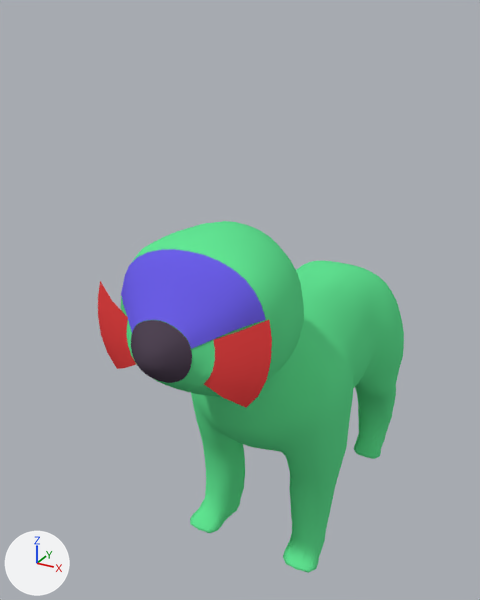
The Blender file Augotchi/Kevins stuff/Djur/BaseModel_Sad_Idle.blend: old version first, new version second.
One viewpoint serves both versions: a 50 mm camera at (6.84, -15.16, 14.45) aimed at (-0.94, -1.01, 7.38). Lighting does not change. The marker at lower left points along +X, +Y and +Z.

Before the edit, the objects in view are built like this:
```python
me_cube_002 = bpy.data.meshes.new('Cube.002')
me_cube_002.from_pydata(...)  # 2840 vertices, 2942 faces; spans x -2.25..2.25, y -4.89..6.78, z -5.06..5.04
# faces by material slot: [2802, 56, 64, 20]
me_cube_002.materials.append(mat_body)  # green #63e795
me_cube_002.materials.append(mat_eyes)  # blue #6d60e7
me_cube_002.materials.append(mat_nose)  # dark purple #524655
me_cube_002.materials.append(mat_whiskers)  # red #e74444
me_cube_003 = bpy.data.meshes.new('Cube.003')
me_cube_003.from_pydata(...)  # 166 vertices, 164 faces; spans x -2.78..2.78, y -3.16..-1.81, z 3.78..9.02
me_cube_003.polygons.foreach_set('use_smooth', [True] * 164)
me_cube_003.materials.append(mat_body)  # green #63e795
ob_animal = bpy.data.objects.new('Animal', me_cube_002)
ob_animal.location = (0.0, -1.52, 5.23)
ob_ears_3 = bpy.data.objects.new('Ears_3', me_cube_003)
ob_ears_3.location = (0.0, 0.0, 0.0)
ob_ears_3.hide_viewport = True
```
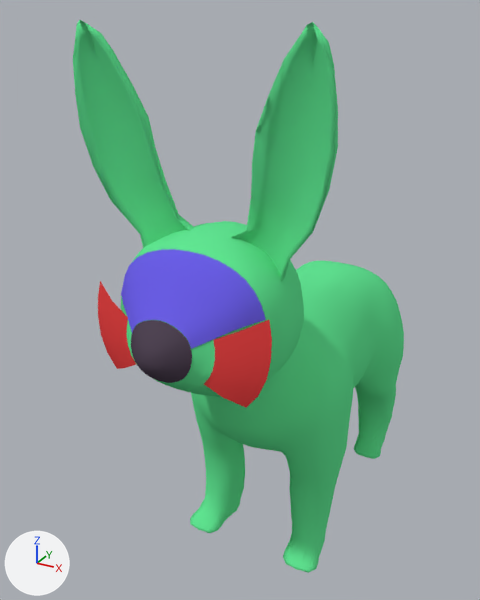
Boxes [x1, y1, x2, y2] around the edits, measured in the pictures (480 x 600 px):
'Ears_3', shown (green)
    after: [73, 20, 338, 282]

What changed in the scene script:
```text
Change ob_ears_3:
    remove ob_ears_3.hide_viewport = True
    ob_ears_3.location: (0.0, 0.0, 0.0) -> (0.0, -1.52, 5.23)
```
